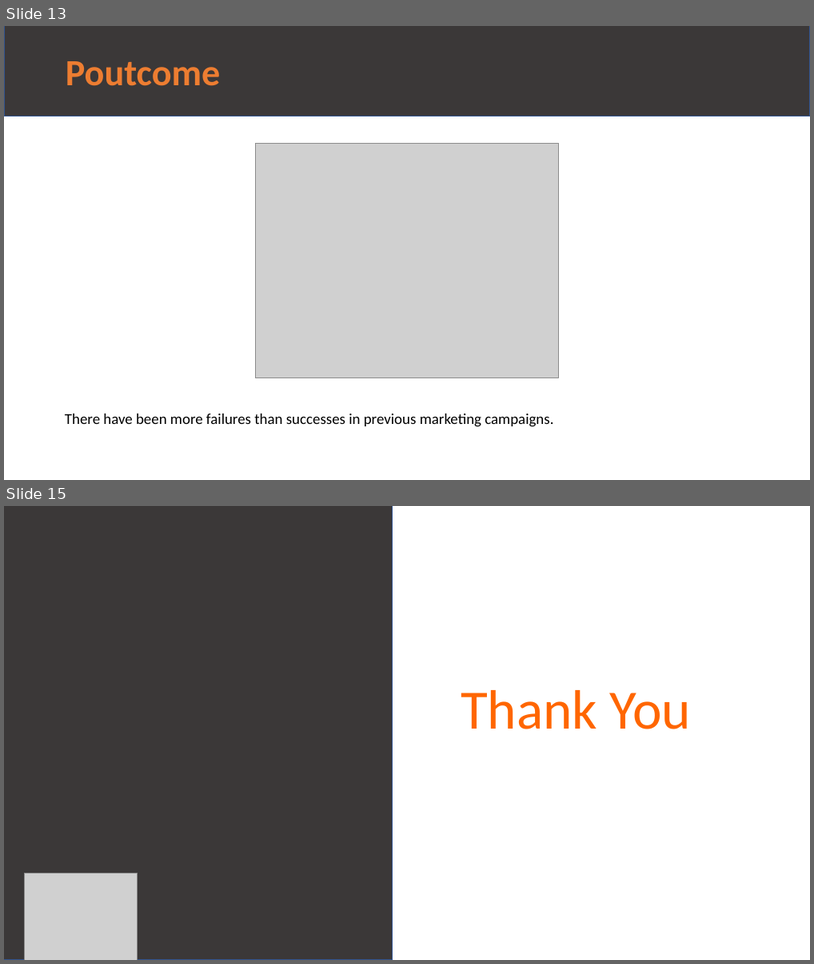
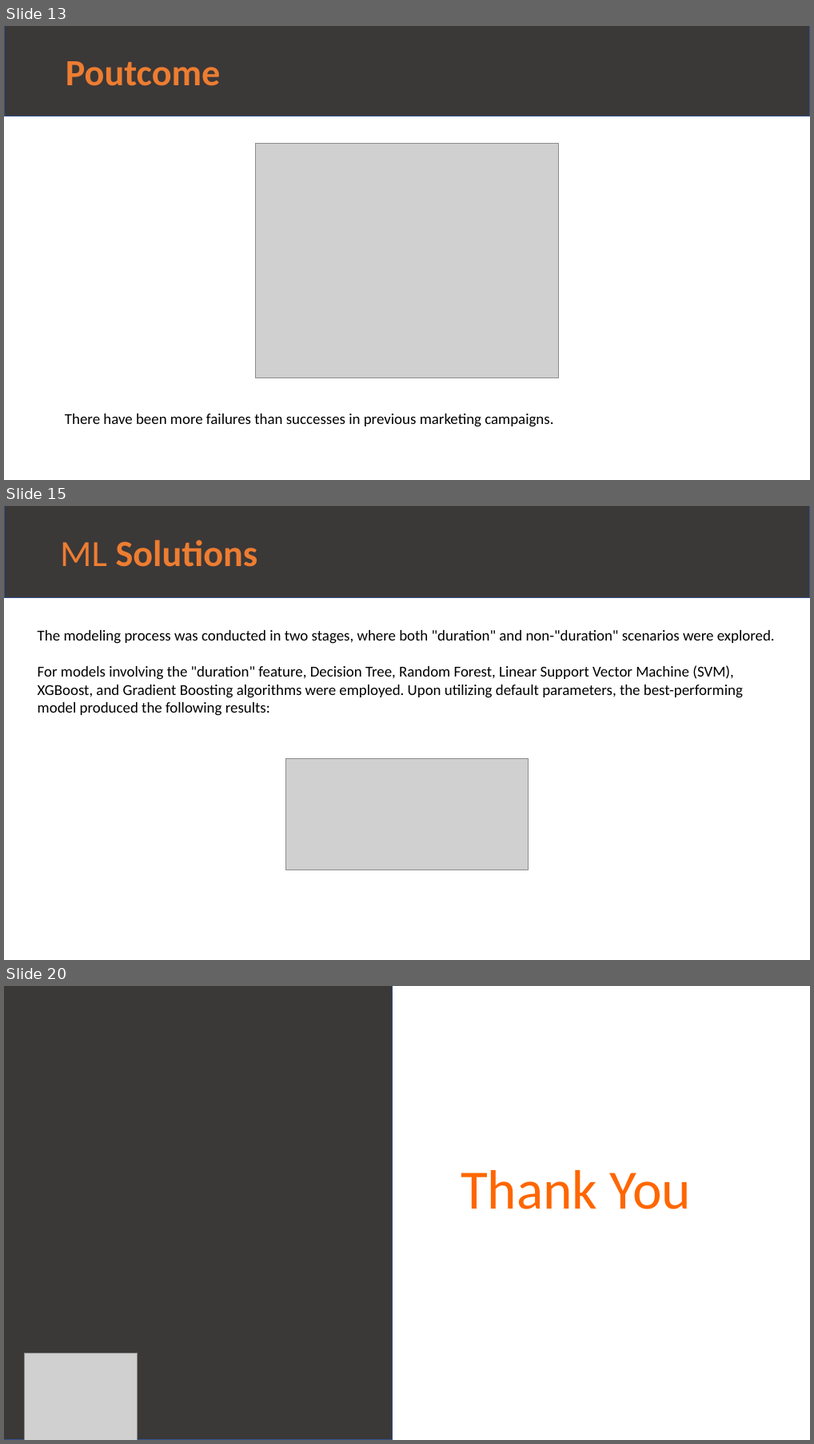
Before and after one commit to MuhammadNurilHuda/Bank-Marketing-Campaign, a slide deck: Bank Marketing Campaign - Final.pptx. Shown one above the other, each under a label of ours: slides 13 and 15 before the commit, slides 13, 15 and 20 after it; the slides between them are not shown. The pictures are 814x964 and 814x1444 pixels, drawn with LibreOffice and Linux fonts; fonts in the diff are those of the drawing; grey boxes stand for pictures. Boxes give left, top, right and bottom in pixels: in the first picture for what was removed or moved away, otherwise in the second. Text is boxed around its words. In the diff, an @@ line names an element or a change of style, - is before the commit and + after.

```diff
--- a/Bank Marketing Campaign - Final.pptx
+++ b/Bank Marketing Campaign - Final.pptx
@@ slide 15 added at bbox=[4, 506, 810, 960], background #FFFFFF @@
@@ rectangle added at bbox=[4, 506, 810, 597], fill #3B3838, outline #325491 1 pt, 44 pt, text #ED7D31, bold @@
+ML Solutions
@@ text added at bbox=[38, 630, 775, 716], 18 pt, text #000000 @@
+The modeling process was conducted in two stages, where both "duration" and non-"duration" scenarios were explored.
+For models involving the "duration" feature, Decision Tree, Random Forest, Linear Support Vector Machine (SVM), XGBoost, and Gradient Boosting algorithms were employed. Upon utilizing default parameters, the best-performing model produced the following results:
@@ picture added at bbox=[286, 758, 529, 870] @@
@@ what was slide 15 is now slide 20 @@
```
Also in this commit, not shown: 1 slide changed, 5 other slides added, 1 slide removed, 6 other files.
